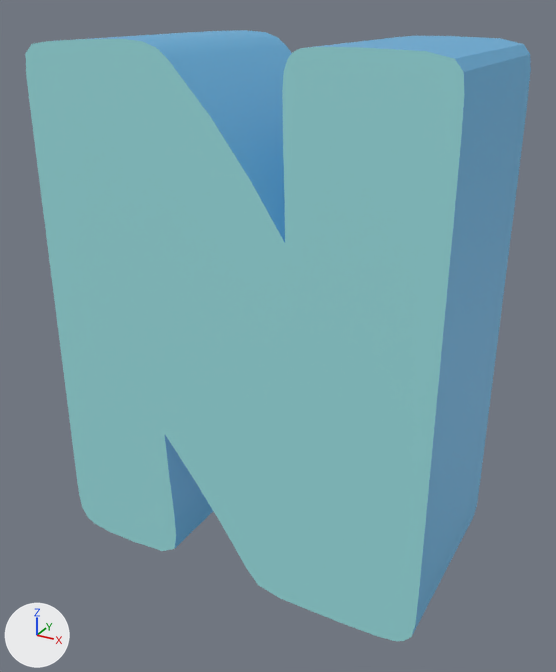
The glTF model scene/models/alphaNum/n.glb as it was, and as the next commit left it.
Before and after are seen from a camera (50 mm lens) standing at (0.309, -0.564, 0.479) and looking at (0.002, -0.006, 0.2). The lights are fixed; the arrows at lower left show +X, +Y and +Z. Objects named as collision shapes, trigger or cutter boxes, shadow casters or lower levels of detail are left out. Where no turn or scale is listed for an object, it has been applied to the vertices.

Script lines for the objects in view, before the commit:
```python
mat_dark = principled_material('Dark')
mat_dark.base_color = (0.101, 0.338, 0.562)  # blue #599dc6
mat_dark.emission_color = (0.02, 0.0673, 0.113)  # dark blue #27495e
mat_dark.emission_strength = 1.0
mat_light = principled_material('Light')
mat_light.base_color = (0.251, 0.566, 0.581)  # cyan #89c6c8
mat_light.emission_color = (0.05, 0.113, 0.115)  # dark cyan #3f5e5f
mat_light.emission_strength = 1.0
me_text_052 = bpy.data.meshes.new('Text.052')
me_text_052.from_pydata(...)  # 110 vertices, 216 faces; spans x -0.183..0.176, y -0.09..0.09, z -0.016..0.451
# faces by material slot: [110, 106]
me_text_052.materials.append(mat_dark)  # blue #599dc6
me_text_052.materials.append(mat_light)  # cyan #89c6c8
ob_n = bpy.data.objects.new('n', me_text_052)
ob_n.location = (0.0, 0.0, 0.0)
```
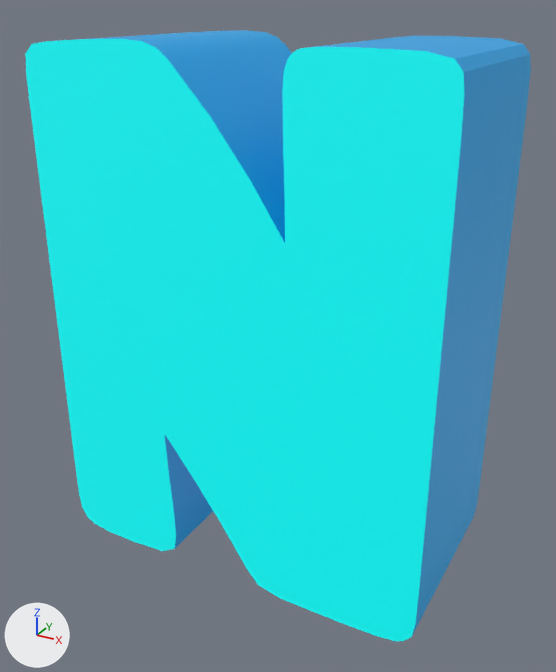
Location of each change, (x1, y1, x2, y2) in pixels of the pictures (556 x 672 px):
'n', recoloured: (25, 30, 531, 641) in both

The change, as a diff of the scene's bpy script:
```diff
--- a/scene/models/alphaNum/n.glb.py
+++ b/scene/models/alphaNum/n.glb.py
@@ mat_light @@
 mat_light = principled_material('Light')
-mat_light.base_color = (0.251, 0.566, 0.581)  # cyan #89c6c9
-mat_light.emission_color = (0.05, 0.113, 0.115)  # dark cyan #3f5e5f
+mat_light.base_color = (0.0, 1.0, 1.0)  # cyan #00ffff
+mat_light.emission_color = (0.0, 0.2, 0.2)  # dark cyan #007c7c
 mat_light.emission_strength = 1.0
@@ mat_dark @@
 mat_dark = principled_material('Dark')
-mat_dark.base_color = (0.101, 0.338, 0.562)  # blue #599dc6
-mat_dark.emission_color = (0.02, 0.0673, 0.113)  # dark blue #27495e
+mat_dark.base_color = (0.0, 0.296, 0.651)  # cyan #0094d3
+mat_dark.emission_color = (0.0, 0.0592, 0.13)  # dark blue #004565
 mat_dark.emission_strength = 1.0
```
